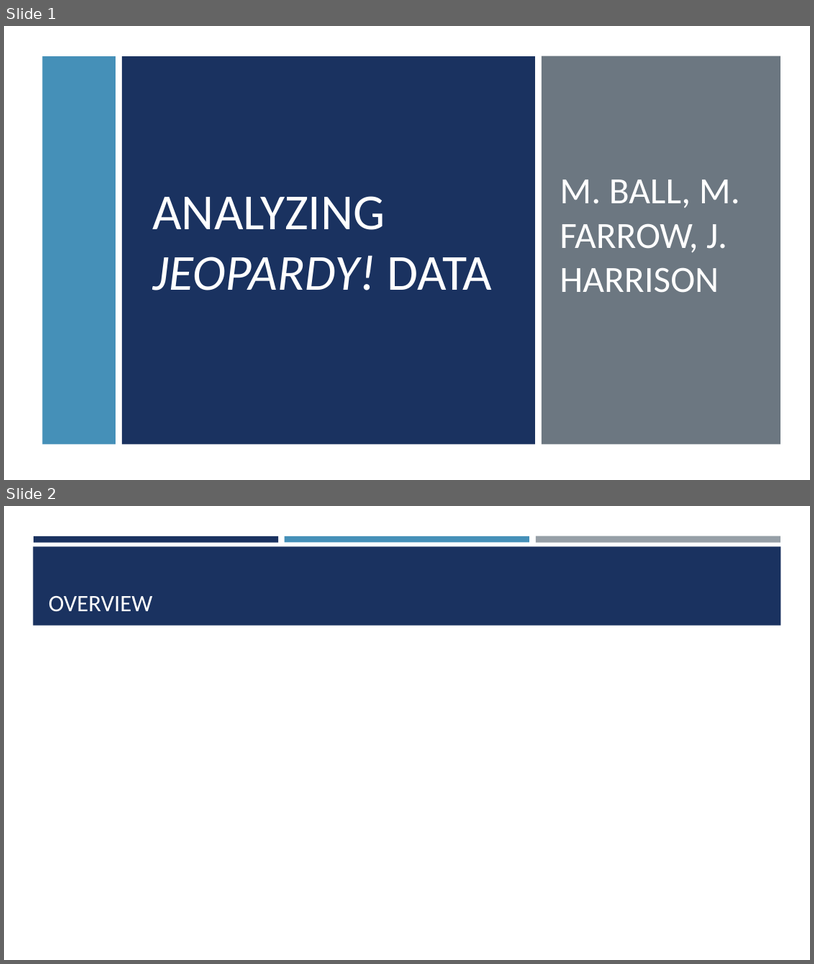
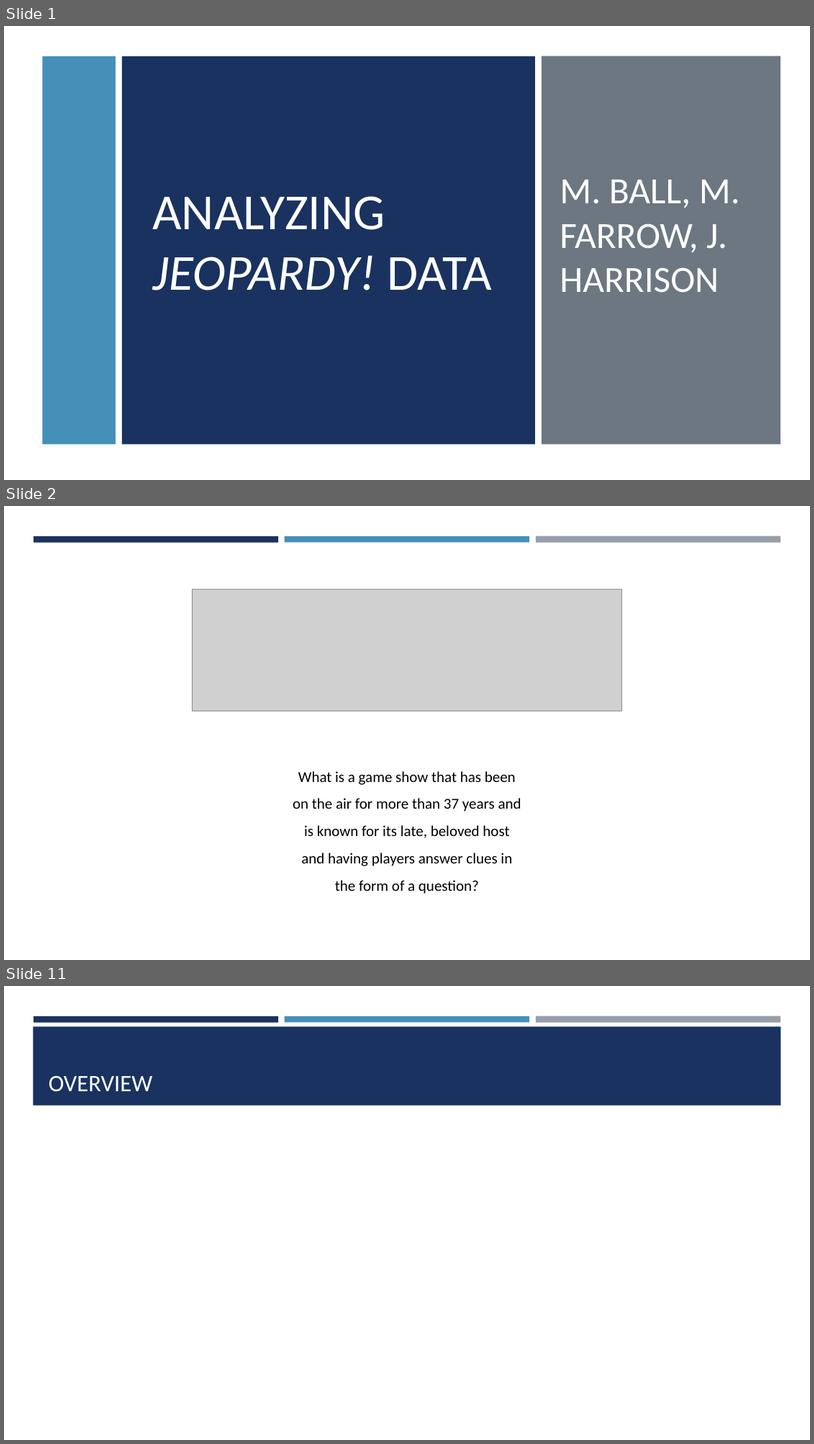
Before and after one commit to mattfarrow1/7330-term-project, a slide deck: docs/Analyzing_Jeopardy_Data.pptx. Shown one above the other, each under a label of ours: slides 1 and 2 before the commit, slides 1, 2 and 11 after it; the slides between them are not shown. The pictures are 814x964 and 814x1444 pixels, drawn with LibreOffice and Linux fonts; fonts in the diff are those of the drawing; grey boxes stand for pictures. Boxes give left, top, right and bottom in pixels: in the first picture for what was removed or moved away, otherwise in the second. Text is boxed around its words. In the diff, an @@ line names an element or a change of style, - is before the commit and + after.

```diff
--- a/docs/Analyzing_Jeopardy_Data.pptx
+++ b/docs/Analyzing_Jeopardy_Data.pptx
@@ slide 2 added at <box>4,506,810,960</box>, background #FFFFFF; not listed: 3 template elements that a slide beside it also shows @@
@@ picture added at <box>192,589,622,710</box> @@
@@ text added at <box>293,771,522,893</box>, 18 pt, text #000000 @@
+What is a game show that has been on the air for more than 37 years and is known for its late, beloved host and having players answer clues in the form of a question?
@@ what was slide 2 is now slide 11 @@
```
Also in this commit, not shown: 8 other slides added.
